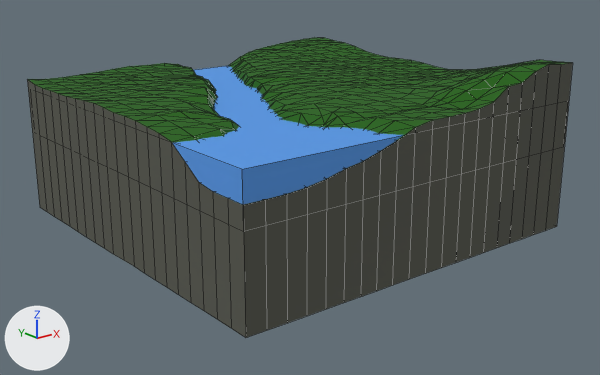
Two versions of the FBX model Hololens2.0/Assets/Models/map1.fbx, one commit apart.
Before and after are seen from a 50 mm camera at (-4.797, -3.102, 2.297) aimed at (-3.485, -1.462, 1.641). The axes (+X, +Y, +Z) are drawn at lower left. The lights are the same throughout. Mesh edges are drawn as thin lines. Where no turn or scale is listed for an object, it has been applied to the vertices.

Names of what the first picture shows: 'Map1'.
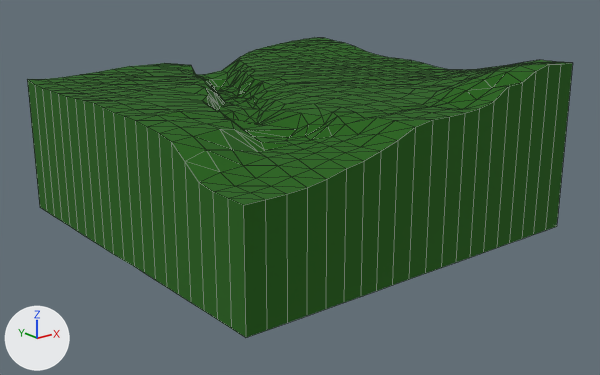
The newer file is also rescaled (x100.0), turned or shifted as a whole; pictures and numbers use the older file's frame.

The change in detail:
me_grid is used by ob_map1; location (-3.482, -1.416, 1.908).
me_grid had 550 vertices, 919 faces and spanned x -0.5..0.5, y -0.499..0.501, z -0.361..0.075.
me_grid no longer uses material mat_material_030 (blue #5699e7).
me_grid now has 542 vertices, 913 faces and spans x -0.5..0.5, y -0.499..0.501, z -0.361..0.075.
me_grid part 1: the loose piece of 8 vertices spanning x -0.497..0.497, y -0.497..0.497, z -0.145..-0.026 is deleted.
Part 2, on me_grid:
12 vertices in x -0.212..0.15, y -0.172..0.343, z -0.061..0.001 move by (0.0, 0.0, 0.001).
7 vertices in x -0.105..0.024, y -0.05..0.301, z -0.064..-0.022 move by (0.0, 0.0, 0.005).
6 vertices in x -0.2..0.04, y -0.066..0.252, z -0.065..-0.006 move by (0.0, 0.0, 0.003).
6 vertices in x -0.114..-0.024, y 0.0..0.451, z -0.062..-0.01 move by (0.0, 0.0, 0.007).
5 vertices in x -0.21..-0.017, y -0.107..0.201, z -0.067..-0.008 move by (0.0, 0.0, 0.002).
5 vertices in x -0.16..0.034, y -0.105..0.329, z -0.062..-0.012 move by (0.0, 0.0, 0.006).
50 vertices move from x -0.337..0.245, y -0.254..0.451, z -0.07..0.01 to x -0.309..0.245, y -0.287..0.457, z -0.069..0.009.
me_grid part 3: 231 faces spanning x -0.5..0.5, y -0.499..0.501, z -0.361..0.075 switch from mat_material_029 (dark grey #57594f) to mat_material_028 (dark green #21620f).

Location of each change, [x1, y1, x2, y2] in pixels of the pictures (600 x 375 px; the box of a moved part takes in the faces that stretch with it):
'Map1', reshaped
    before: [27, 38, 573, 338]
    after: [27, 37, 573, 338]
part 1 of me_grid, deleted (blue)
    before: [173, 66, 403, 205]
part 2 of me_grid, moved or reshaped
    before: [131, 54, 351, 135]
    after: [131, 54, 351, 157]
part 3 of me_grid, recoloured (grey to green)
    both: [27, 63, 573, 338]
